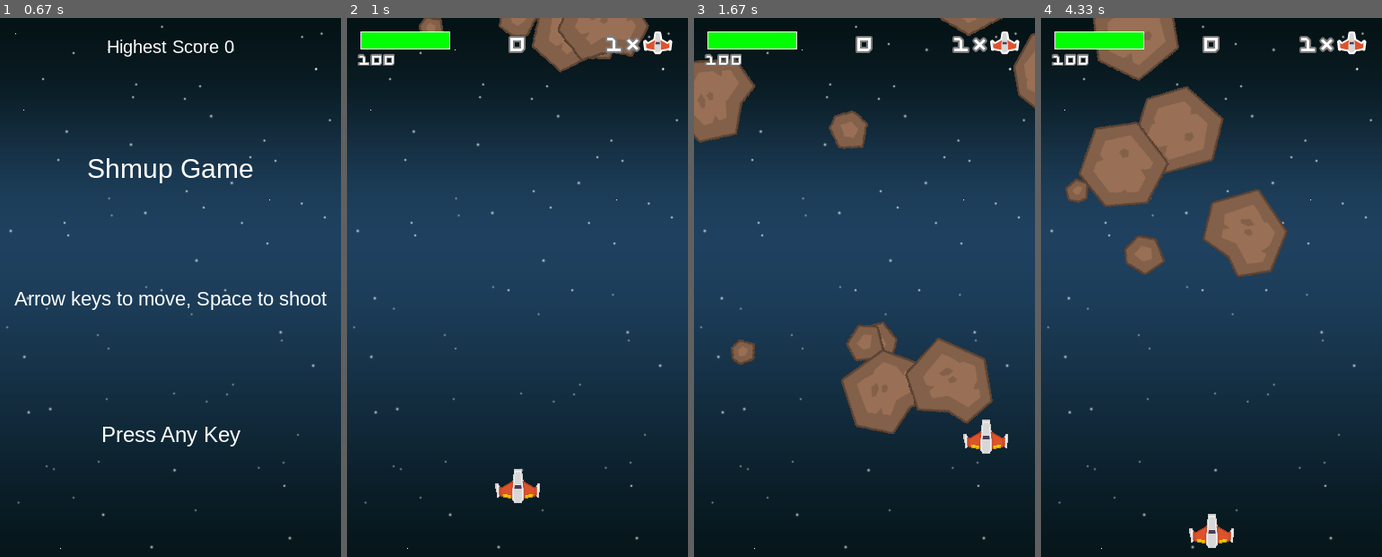
Above: before the commit, frames 1-4 (left to right).
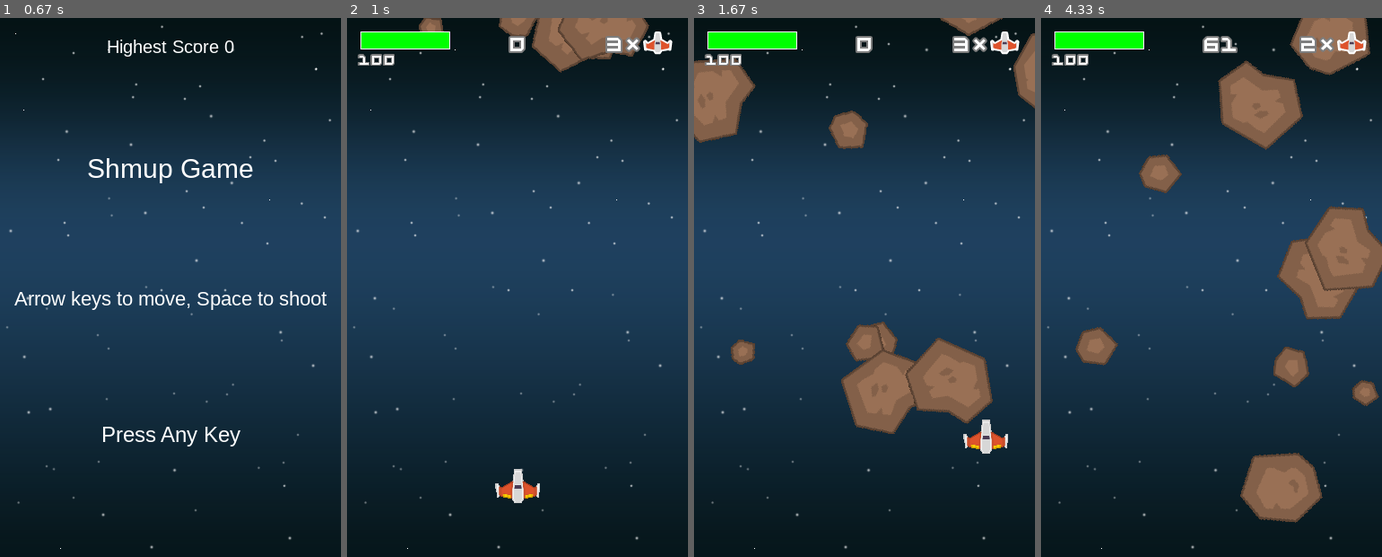
Above: after the commit, the same moments.

Repository: Rio363/Pygame-Shmup-Game
Game: pygame game, started from Shmup.py
The game is run twice, just before and just after one commit, with the same random seed, the same clock (stepped at 60 frames per second) and the same inputs.
Inputs:
- Up to frame 1 (0.67 s): hold Right from 0.33 s (still down)
- Up to frame 2 (1 s): release Right at 0.8 s; hold Up from 0.83 s (still down)
- Up to frame 3 (1.67 s): release Up at 1.18 s; hold Right from 1.22 s (still down)
- Up to frame 4 (4.33 s): release Right at 1.68 s; hold Left 1.72-2.25 s; tap Space at 2.28, 2.68, 3.02, 3.32, 3.45 s; hold Down 2.62-2.92 s; hold Left 2.95-3.35 s; hold Up 3.38-3.75 s

Frame 1 is identical in both runs. In frame 2, less than 0.1% of the frame differs, in the area x 75-81%, y 3-6%; in frame 3, less than 0.1%; in frame 4, 24%, in the area x 7-100%, y 0-99%.

Commit message:
initial commit

Diff:
--- a/Shmup.py
+++ b/Shmup.py
@@ -1,3 +1,6 @@
+# Art from Kenney -> www.kenney.nl
+# Music from opengameart.org -> tgfcoder-FrozenJam-SeamlessLoop.ogg
+
 import pygame
 from sprites import *
 
--- a/sprites.py
+++ b/sprites.py
@@ -13,7 +13,7 @@
 		self.rect.centerx = WIDTH / 2
 		self.rect.bottom = HEIGHT - 10
 
-		self.lives = 1
+		self.lives = 3
 
 		self.speedx = 0
 		self.speedy = 0
Not shown, added: readme.md
